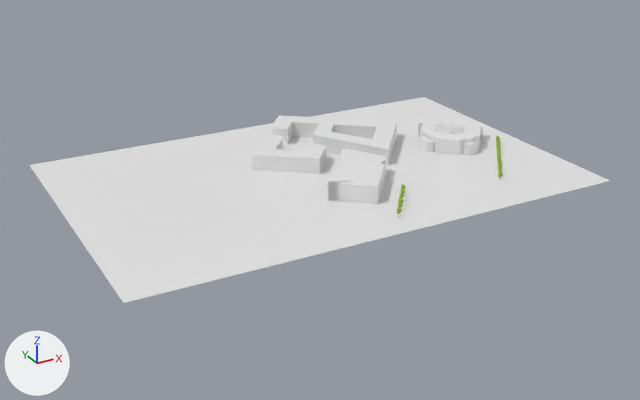
Renders of the OBJ model animationsprojekt/meshes/Campus.obj from each side of a commit.
Before and after are seen from a camera (50 mm lens) standing at (-28.6, -53.1, 24.2) and looking at (-0.1, -1.2, -1.7). The axes (+X, +Y, +Z) are drawn at lower left. The lights are the same throughout. Where no turn or scale is listed for an object, it has been applied to the vertices. Vertices at the same position are counted once.

Names of what the first picture shows: 'Bauernbib', 'HSZ', 'Infozentrum', 'Numerikinstitut', 'Plane'.
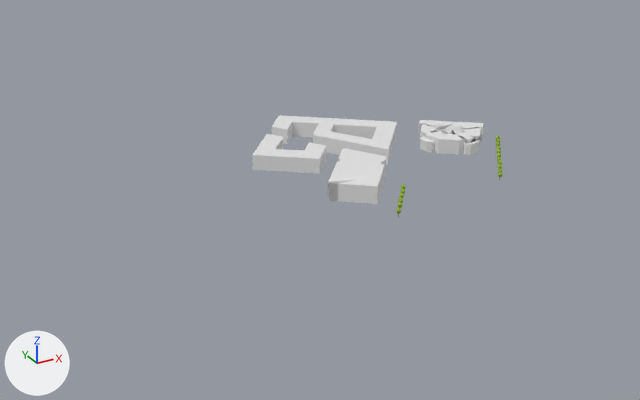
Commit message: Campus hinzugefügt

Scene script edits in JSON lines:
```json
{"block": "me_bauernbib", "where": "me_bauernbib.from_pydata(...)  # 128 vertices, 252 faces, 1 loose edge; spans x 9.64..15.69, y -2.67..3.34, z 0.0..1.5"}
{"block": "me_bauernbib", "where": "# used by ob_bauernbib; location = (0.0, 0.0, 0.0)"}
{"block": "me_bauernbib", "change": "me_bauernbib part 1"}
{"block": "me_bauernbib", "change": "67 faces are deleted"}
{"block": "me_bauernbib", "change": "67 new faces join them"}
{"op": "remove", "block": "ob_plane", "code": ["ob_plane = bpy.data.objects.new('Plane', me_plane)", "ob_plane.location = (0.0, 0.0, 0.0)"]}
```

Boxes (x1, y1, x2, y2) around the edits, measured in the pictures (640 x 400 px; the box of a moved part takes in the faces that stretch with it):
```json
{"object": "Plane", "change": "deleted", "before": [29, 97, 610, 303]}
{"part": 1, "of": "me_bauernbib", "change": "moved or reshaped", "before": [420, 123, 481, 143], "after": [420, 123, 481, 143]}
```
